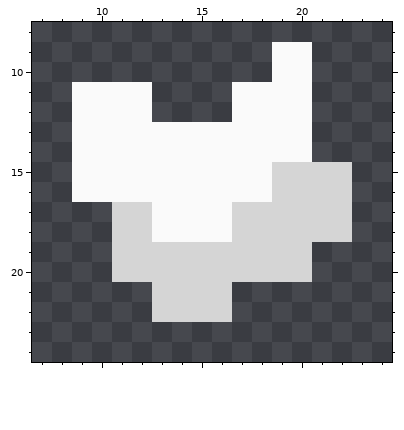
Pixel-art sprite, stored at src/main/resources/assets/westerosblocks/textures/particle/cascade_10.png. The first picture shows the starting point.
The file is 32x32 pixels. Shown: x 7..24, y 8..24.
And afterwards:
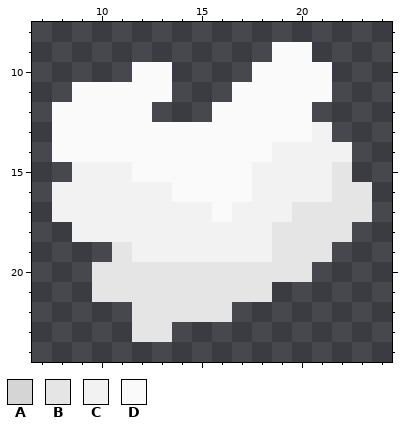
Palette (. is transparent): A #d5d5d5  B #e5e5e5  C #f2f2f2  D #fafafa
The edit:
Changed rows in their new state; - is an unchanged pixel.
first column x 8:
10 ----DD----D--D--
11 -----D-------D--
12 D-------D-------
13 D------------C--
14 D----------CCCC-
15 -CCC------CCCCB-
16 CCCCCC----CCCCBB
17 CCCCCCCC-CCCBBBB
18 -CCCCCCCCCCBBBB-
19 ---BCCCCCCCBBB--
20 --BBBBBBBBBBB---
21 --BBBBBBBBB-----
22 ----BBBBB-------
23 ----BB----------
